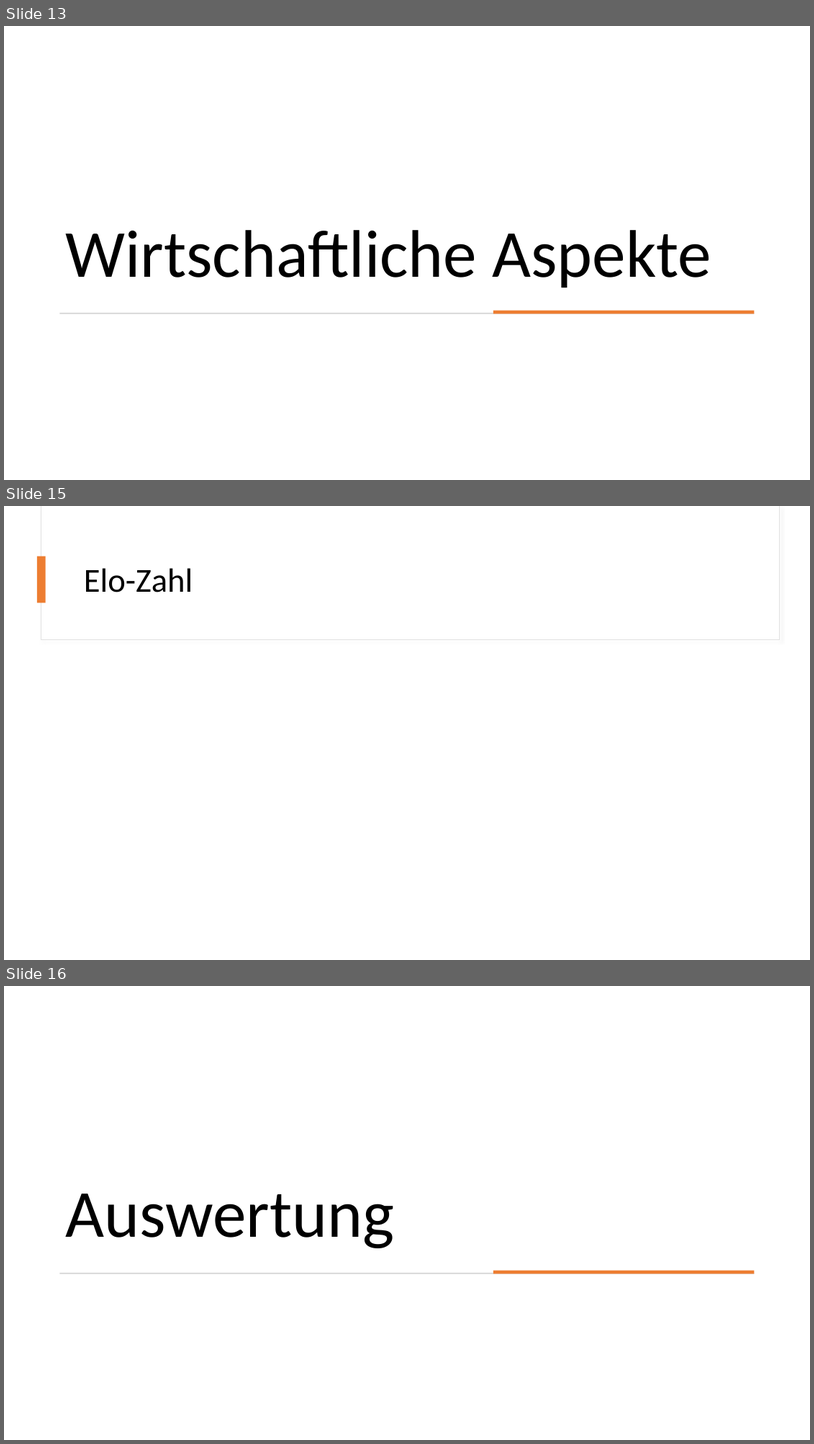
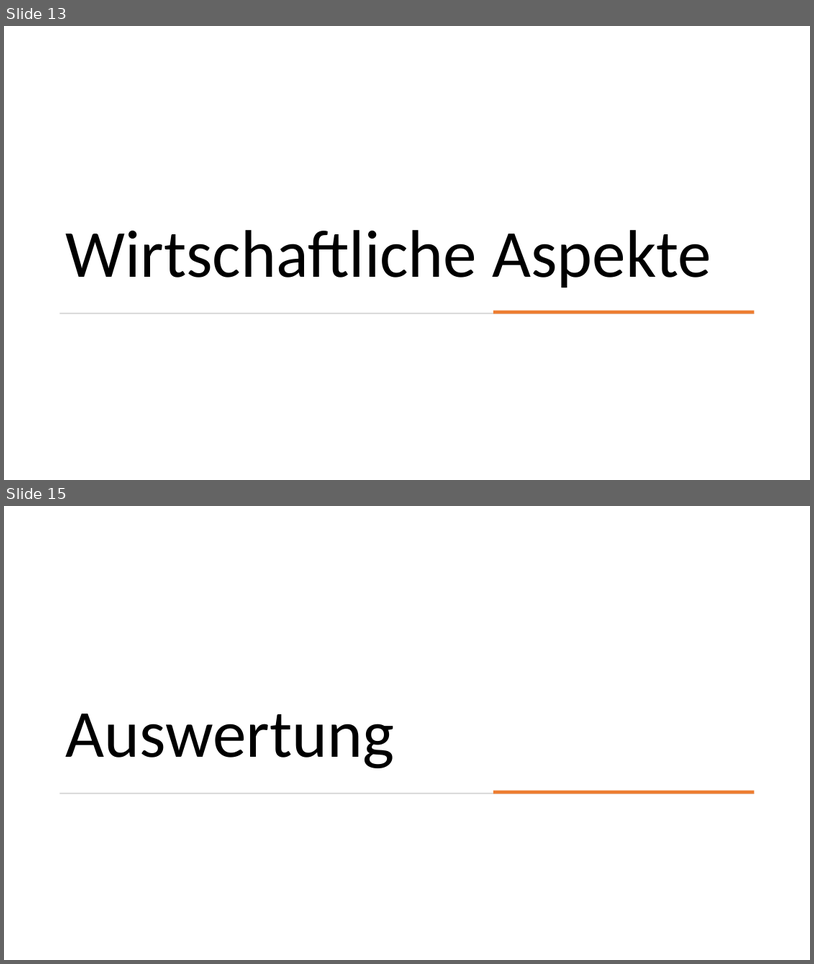
Before and after one commit to Brebeck-Jan/chessmaster, a slide deck: Präsentationen/Abschlusspräsentation/Chessmaster_Abschluss.pptx. Shown one above the other, each under a label of ours: slides 13, 15 and 16 before the commit, slides 13 and 15 after it; the slides between them are not shown. The pictures are 814x1444 and 814x964 pixels, drawn with LibreOffice and Linux fonts; fonts in the diff are those of the drawing; grey boxes stand for pictures. Boxes give left, top, right and bottom in pixels: in the first picture for what was removed or moved away, otherwise in the second. Text is boxed around its words. In the diff, an @@ line names an element or a change of style, - is before the commit and + after.

```diff
--- a/Präsentationen/Abschlusspräsentation/Chessmaster_Abschluss.pptx
+++ b/Präsentationen/Abschlusspräsentation/Chessmaster_Abschluss.pptx
@@ slide 15 removed at (x1=4, y1=506, x2=810, y2=960), background #FFFFFF @@
@@ rectangle removed at (x1=41, y1=506, x2=779, y2=640) @@
@@ rectangle removed at (x1=41, y1=506, x2=779, y2=639) @@
@@ rectangle removed at (x1=37, y1=556, x2=46, y2=602) @@
@@ title removed at (x1=84, y1=568, x2=193, y2=592) @@
-Elo-Zahl
@@ what was slide 16 is now slide 15 @@
```
Also in this commit, not shown: 4 slides changed, 1 other file.
